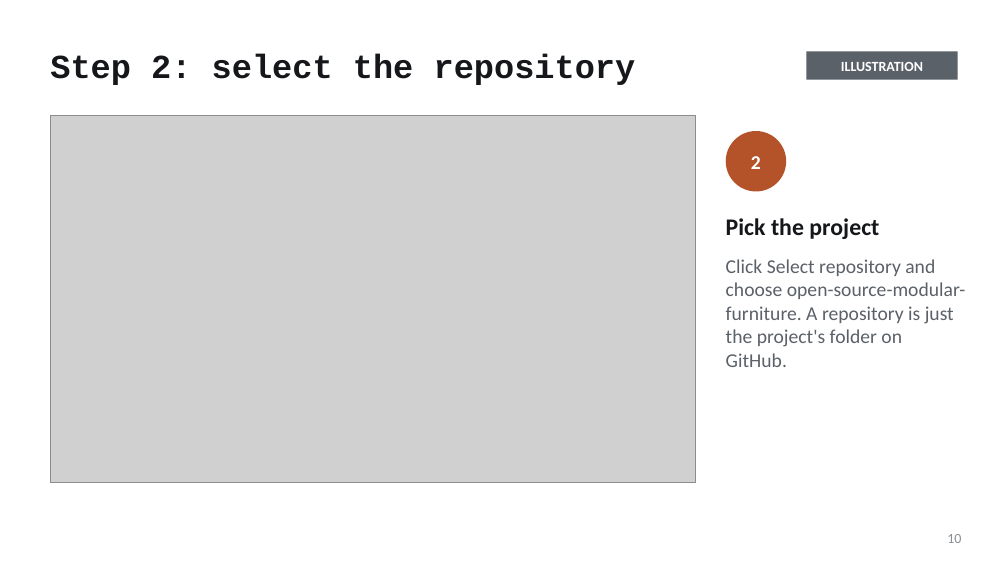
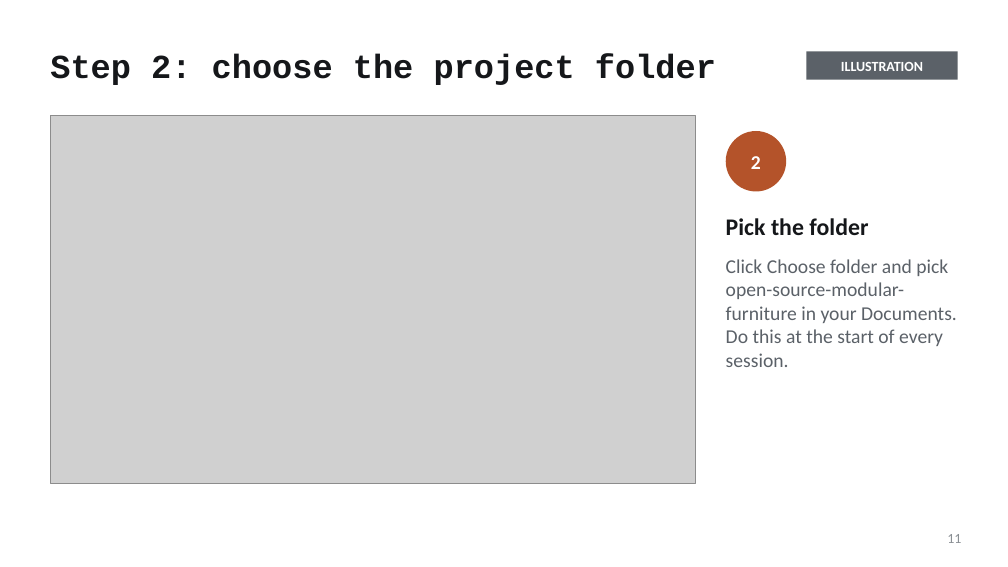
Before and after one commit to mfprado/acrylic-furniture, a slide deck: slide 11 of docs/contributing-guide.pptx (slide 10 before the commit). Drawn at 1008x567 pixels with LibreOffice and Linux fonts; fonts in the diff are those of the drawing; grey boxes stand for pictures. Boxes give left, top, right and bottom in pixels: in the first picture for what was removed or moved away, otherwise in the second. Text is boxed around its words. In the diff, an @@ line names an element or a change of style, - is before the commit and + after.

```diff
--- a/docs/contributing-guide.pptx
+++ b/docs/contributing-guide.pptx
@@ title at [50,54,716,85]: text changed @@
-Step 2: select the repository
+Step 2: choose the project folder
@@ text at [726,218,957,367]: text changed @@
-Pick the project
-Click Select repository and choose open-source-modular-furniture. A repository is just the project's folder on GitHub.
+Pick the folder
+Click Choose folder and pick open-source-modular-furniture in your Documents. Do this at the start of every session.
@@ page number at [947,534,961,543]: text changed @@
-10
+11
```
Also in this commit, not shown: 4 other slides changed, 1 slide added, 7 other files.
